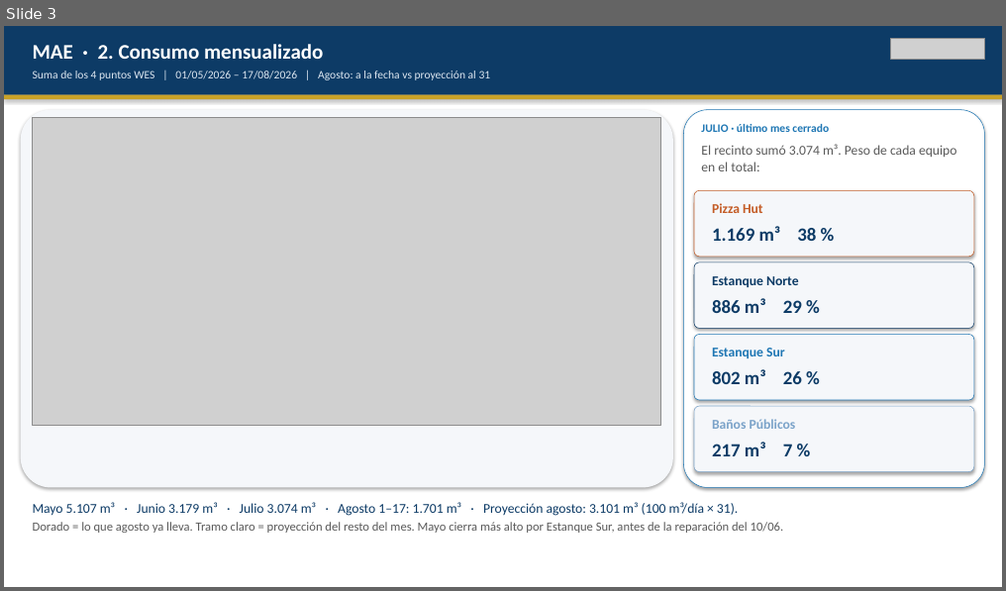
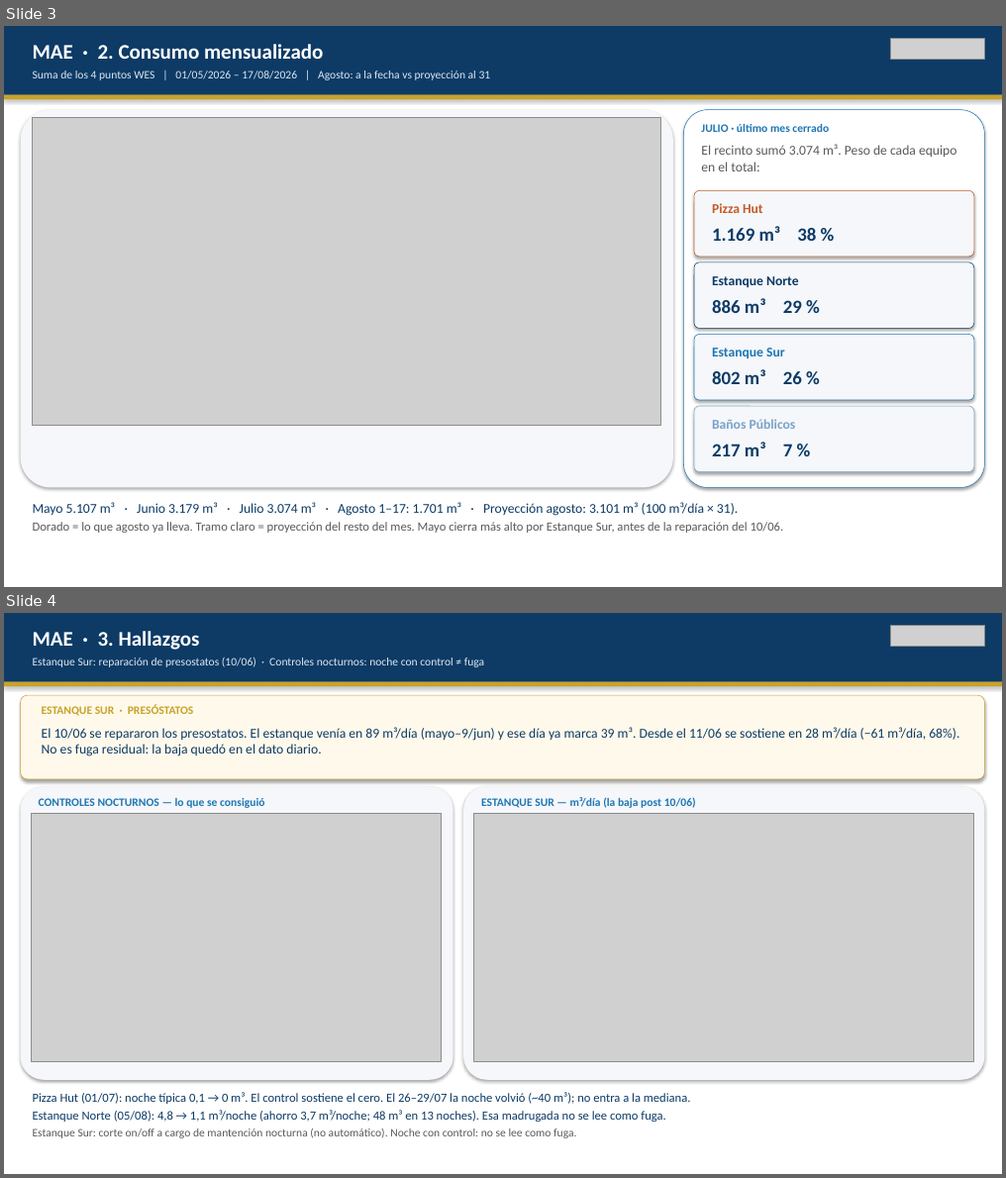
Before and after one commit to anibaloperacionesWes/wes-scripts, a slide deck: reports/Parque_Arauco/TMP_7MALLS/entrega_diego_anibal/Recorrido_ejecutivo_PA_MAE_20260817.pptx. Shown one above the other, each under a label of ours: slide 3 before the commit, slides 3 and 4 after it. The pictures are 1006x591 and 1006x1178 pixels, drawn with LibreOffice and Linux fonts; fonts in the diff are those of the drawing; grey boxes stand for pictures. Boxes give left, top, right and bottom in pixels: in the first picture for what was removed or moved away, otherwise in the second. Text is boxed around its words. In the diff, an @@ line names an element or a change of style, - is before the commit and + after.

```diff
--- a/reports/Parque_Arauco/TMP_7MALLS/entrega_diego_anibal/Recorrido_ejecutivo_PA_MAE_20260817.pptx
+++ b/reports/Parque_Arauco/TMP_7MALLS/entrega_diego_anibal/Recorrido_ejecutivo_PA_MAE_20260817.pptx
@@ slide 4 added at (x1=4, y1=613, x2=1002, y2=1174), background #FFFFFF @@
@@ rectangle added at (x1=4, y1=613, x2=1002, y2=682), fill #0D3B66 @@
@@ text added at (x1=33, y1=631, x2=200, y2=650), 20 pt, text #FFFFFF, bold @@
+MAE · 3. Hallazgos
@@ picture added at (x1=891, y1=625, x2=985, y2=646) @@
@@ text added at (x1=33, y1=658, x2=484, y2=667), 11 pt, text #DCE6F0 @@
+Estanque Sur: reparación de presostatos (10/06) · Controles nocturnos: noche con control ≠ fuga
@@ rectangle added at (x1=4, y1=682, x2=1002, y2=686), fill #C9A227 @@
@@ rounded rectangle added at (x1=21, y1=695, x2=985, y2=779), fill #FFF9EB, outline #C9A227 0.5 pt @@
@@ text added at (x1=42, y1=705, x2=194, y2=716), 11 pt, text #C9A227, bold @@
+ESTANQUE SUR · PRESÓSTATOS
@@ text added at (x1=42, y1=727, x2=959, y2=757), 13 pt, text #0D3B66 @@
+El 10/06 se repararon los presostatos. El estanque venía en 89 m³/día (mayo–9/jun) y ese día ya marca 39 m³. Desde el 11/06 se sostiene en 28 m³/día (−61 m³/día, 68%). No es fuga residual: la baja quedó en el dato diario.
@@ rounded rectangle added at (x1=21, y1=786, x2=453, y2=1080), fill #F5F7FA @@
@@ rounded rectangle added at (x1=463, y1=786, x2=985, y2=1080), fill #F5F7FA @@
@@ picture added at (x1=31, y1=814, x2=442, y2=1062) @@
@@ text added at (x1=39, y1=798, x2=264, y2=808), 11 pt, text #1F77B4, bold @@
+CONTROLES NOCTURNOS — lo que se consiguió
@@ picture added at (x1=474, y1=814, x2=974, y2=1062) @@
@@ text added at (x1=481, y1=797, x2=696, y2=808), 11 pt, text #1F77B4, bold @@
+ESTANQUE SUR — m³/día (la baja post 10/06)
@@ text added at (x1=33, y1=1092, x2=691, y2=1139), 12 pt, text #0D3B66 @@
+Pizza Hut (01/07): noche típica 0,1 → 0 m³. El control sostiene el cero. El 26–29/07 la noche volvió (~40 m³); no entra a la mediana.
+Estanque Norte (05/08): 4,8 → 1,1 m³/noche (ahorro 3,7 m³/noche; 48 m³ en 13 noches). Esa madrugada no se lee como fuga.
+Estanque Sur: corte on/off a cargo de mantención nocturna (no automático). Noche con control: no se lee como fuga.
```
Also in this commit, not shown: 3 other files.
